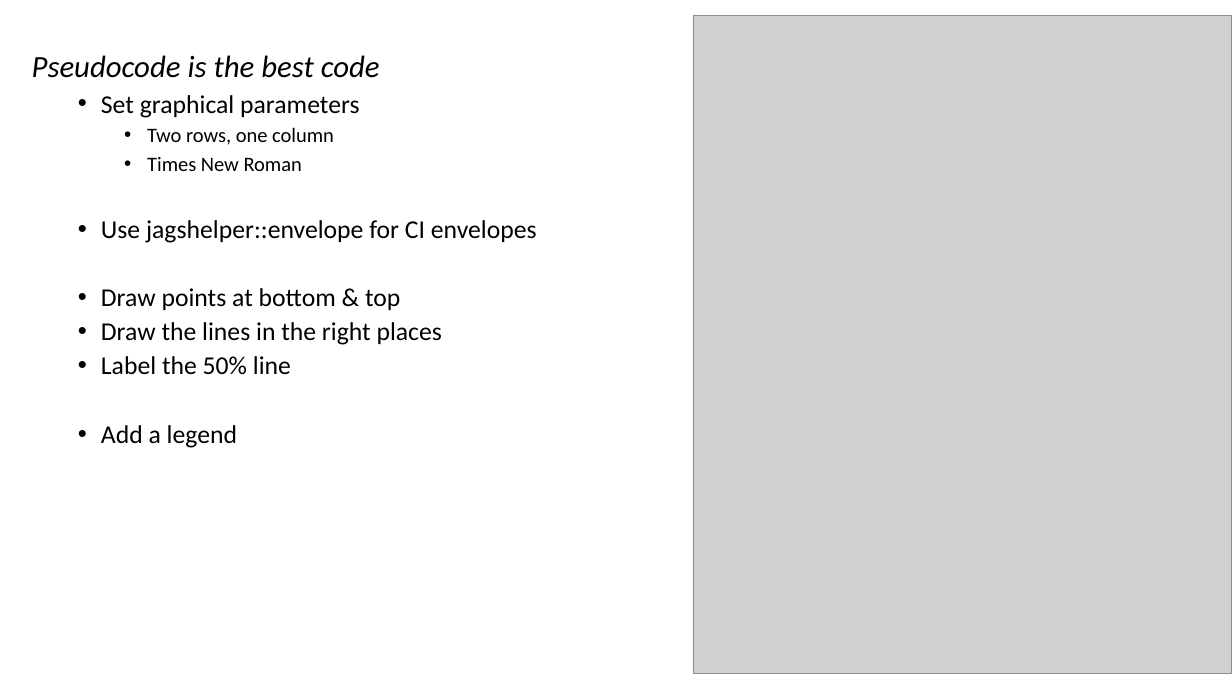
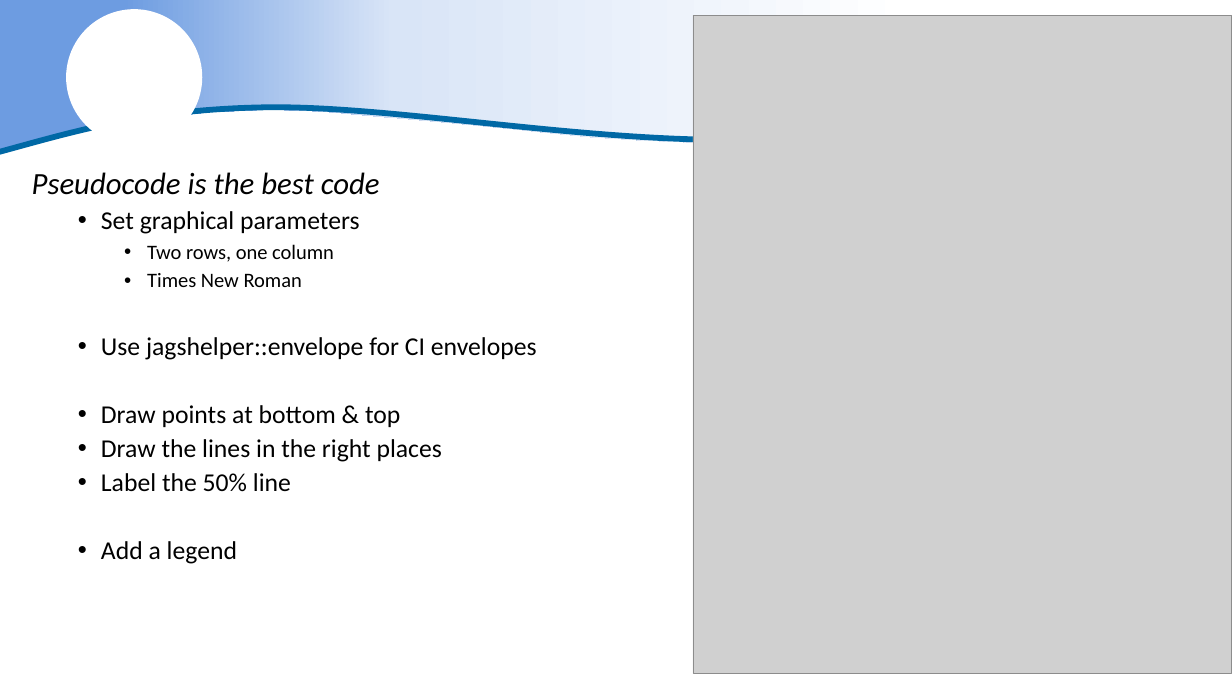
Before and after one commit to justinpriest/ADFG_R_Intro_Workshop, a slide deck: slide 8 of presentations/7 - Amazing Charts & How to Make Them.pptx (slide 10 before the commit). Drawn at 1232x693 pixels with LibreOffice and Linux fonts; fonts in the diff are those of the drawing; grey boxes stand for pictures; background and template pictures are left out. Boxes give left, top, right and bottom in pixels: in the first picture for what was removed or moved away, otherwise in the second. Text is boxed around its words. In the diff, an @@ line names an element or a change of style, - is before the commit and + after.

```diff
--- a/presentations/7 - Amazing Charts & How to Make Them.pptx
+++ b/presentations/7 - Amazing Charts & How to Make Them.pptx
@@ freeform shape added at [0,0,1232,152], fill gradient #6D9CE1 to #D9E5F7 to #FFFFFF @@
@@ ellipse added at [67,9,202,145], fill #FFFFFF @@
@@ freeform shape added at [0,107,1232,152], outline #DAE3F3 4.5 pt @@
@@ text "Pseudocode is the best code": place and size @@
-text "Pseudocode is the best code" at [32,55,537,448]
+text "Pseudocode is the best code" at [32,172,537,564]
```
Also in this commit, not shown: 27 other slides changed, 2 slides removed, 8 other files.
